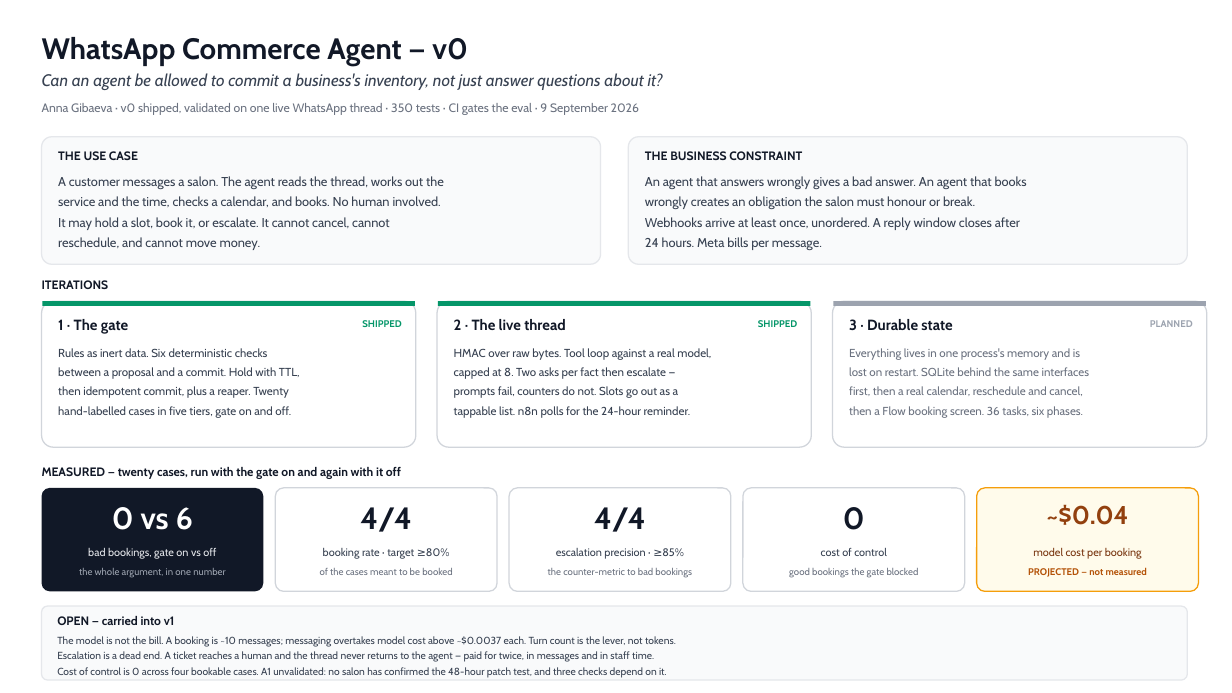
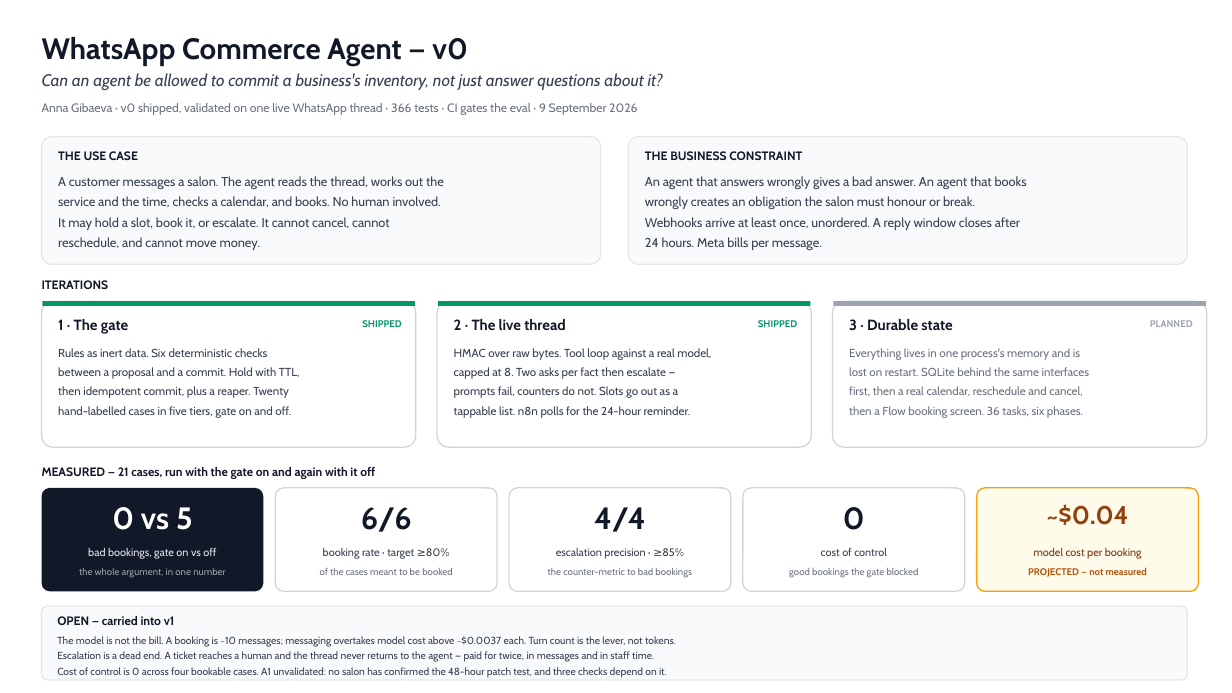
Before and after one commit to annagibaeva/whatsapp-commerce-agent, a slide deck: slide 1 of docs/img/wca-v0.pptx. Drawn at 1232x693 pixels with LibreOffice and Linux fonts; fonts in the diff are those of the drawing. Boxes give left, top, right and bottom in pixels: in the first picture for what was removed or moved away, otherwise in the second. Text is boxed around its words. In the diff, an @@ line names an element or a change of style, - is before the commit and + after.

```diff
--- a/docs/img/wca-v0.pptx
+++ b/docs/img/wca-v0.pptx
@@ text at bbox=[42, 103, 637, 115]: text changed @@
-Anna Gibaeva · v0 shipped, validated on one live WhatsApp thread · 350 tests · CI gates the eval · 9 September 2026
+Anna Gibaeva · v0 shipped, validated on one live WhatsApp thread · 366 tests · CI gates the eval · 9 September 2026
@@ text at bbox=[42, 467, 375, 479]: text changed @@
-MEASURED — twenty cases, run with the gate on and again with it off
+MEASURED — 21 cases, run with the gate on and again with it off
@@ text at bbox=[112, 507, 193, 530]: text changed @@
-0 vs 6
+0 vs 5
@@ text at bbox=[361, 507, 412, 532]: text changed @@
-4/4
+6/6
```
Also in this commit, not shown: 7 other files.
